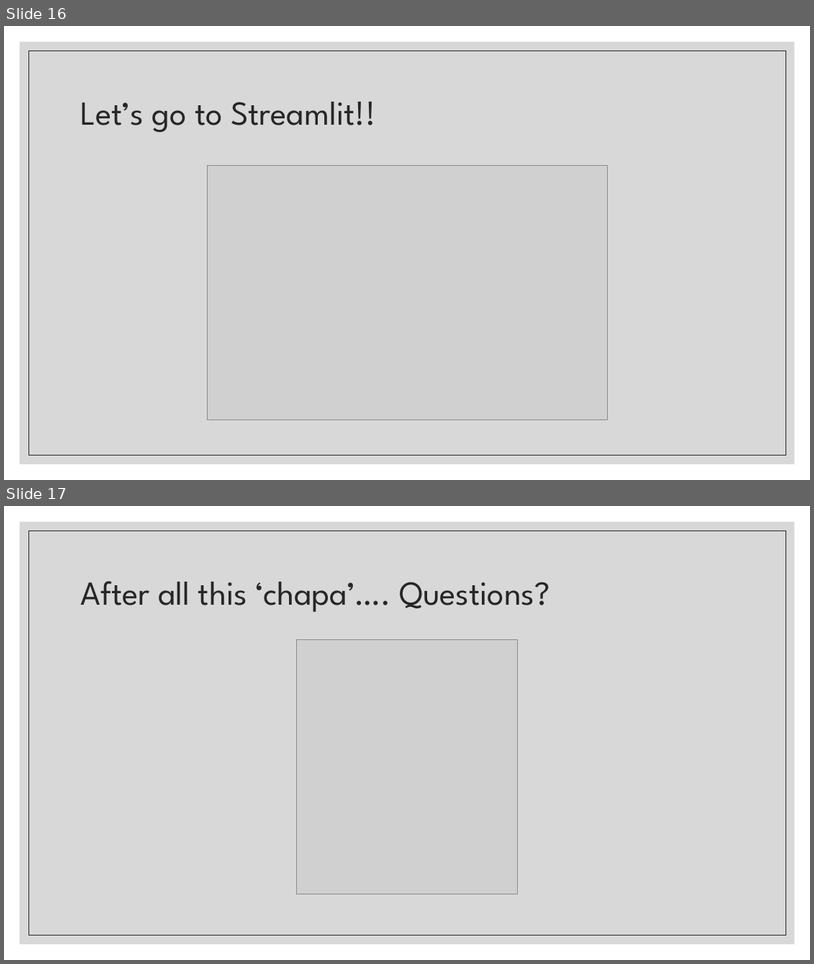
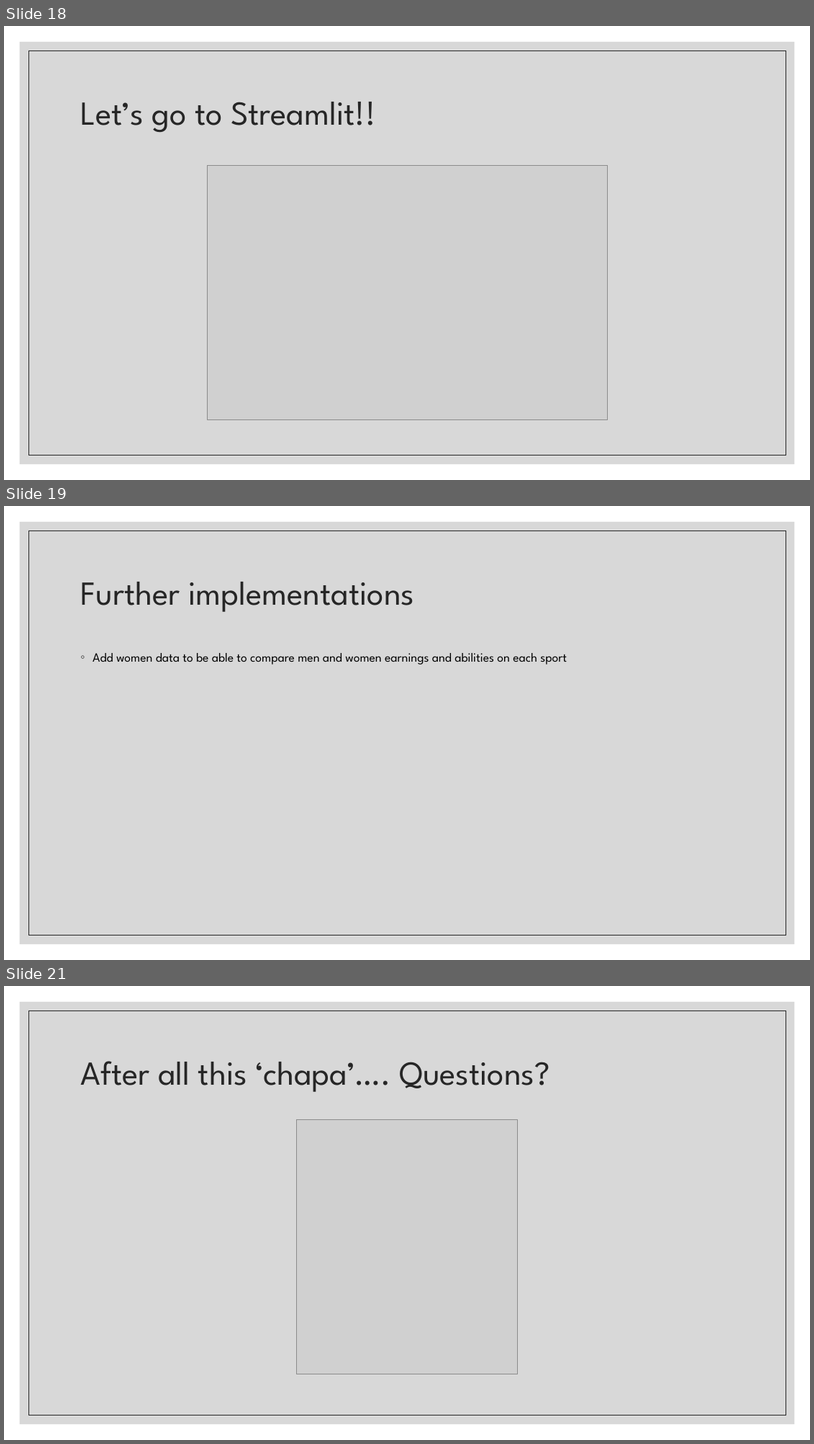
Before and after one commit to Jorge-Solana/Economical_Sports_Hisotry_and_Best_suitable_sport, a slide deck: Slide_Show/The Story of Sports.pptx. Shown one above the other, each under a label of ours: slides 16 and 17 before the commit, slides 18, 19 and 21 after it; the slides between them are not shown. The pictures are 814x964 and 814x1444 pixels, drawn with LibreOffice and Linux fonts; fonts in the diff are those of the drawing; grey boxes stand for pictures. Boxes give left, top, right and bottom in pixels: in the first picture for what was removed or moved away, otherwise in the second. Text is boxed around its words. In the diff, an @@ line names an element or a change of style, - is before the commit and + after.

```diff
--- a/Slide_Show/The Story of Sports.pptx
+++ b/Slide_Show/The Story of Sports.pptx
@@ slide 19 added at bbox=[4, 506, 810, 960], background #FFFFFF; not listed: 2 template elements that a slide beside it also shows @@
@@ title added at bbox=[80, 582, 414, 612], 40 pt, text #262626 @@
+Further implementations
@@ text added at bbox=[93, 653, 567, 664], 15 pt, text #000000 @@
+◦ Add women data to be able to compare men and women earnings and abilities on each sport
@@ what was slide 16 is now slide 18 @@
@@ what was slide 17 is now slide 21 @@
```
Also in this commit, not shown: 3 slides changed, 3 other slides added.
